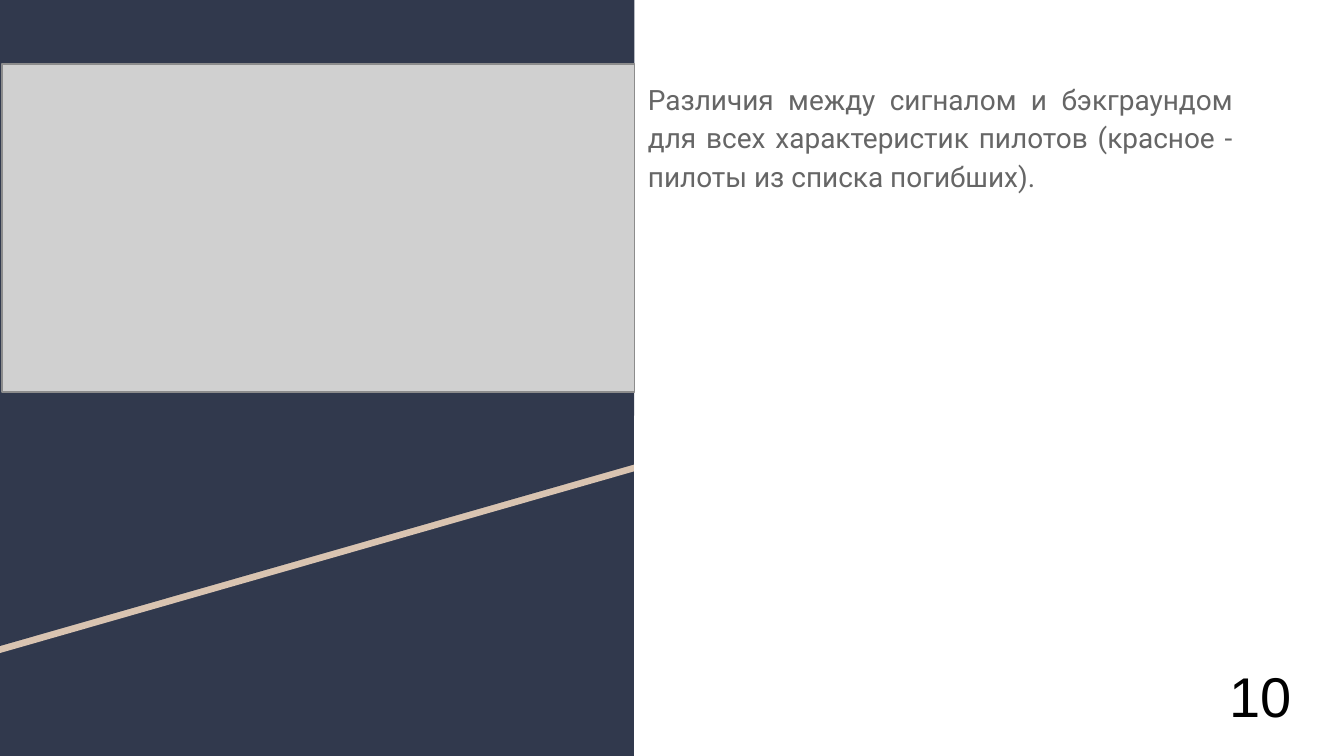
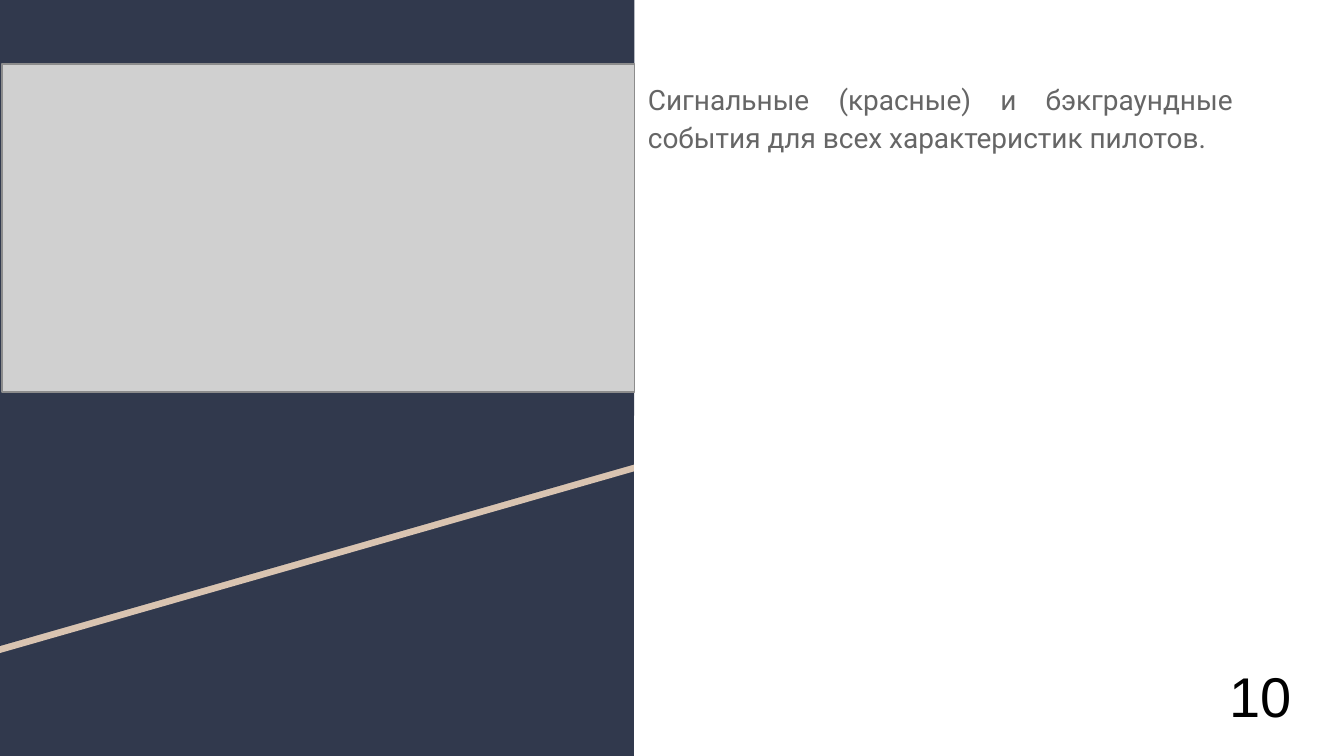
Before and after one commit to AlexanderUzunyan/TestProject, a slide deck: slide 9 of neuro/doc/TMVA.odp (slide 11 before the commit). Drawn at 1344x756 pixels with LibreOffice and Linux fonts; fonts in the diff are those of the drawing; grey boxes stand for pictures. Boxes give left, top, right and bottom in pixels: in the first picture for what was removed or moved away, otherwise in the second. Text is boxed around its words. In the diff, an @@ line names an element or a change of style, - is before the commit and + after.

```diff
--- a/neuro/doc/TMVA.odp
+++ b/neuro/doc/TMVA.odp
@@ text at bbox=[648, 88, 1233, 154]: text changed @@
-Различия между сигналом и бэкграундом для всех характеристик пилотов (красное - пилоты из списка погибших).
+Сигнальные (красные) и бэкграундные события для всех характеристик пилотов.
```
Also in this commit, not shown: 4 other slides changed, 1 slide added.
